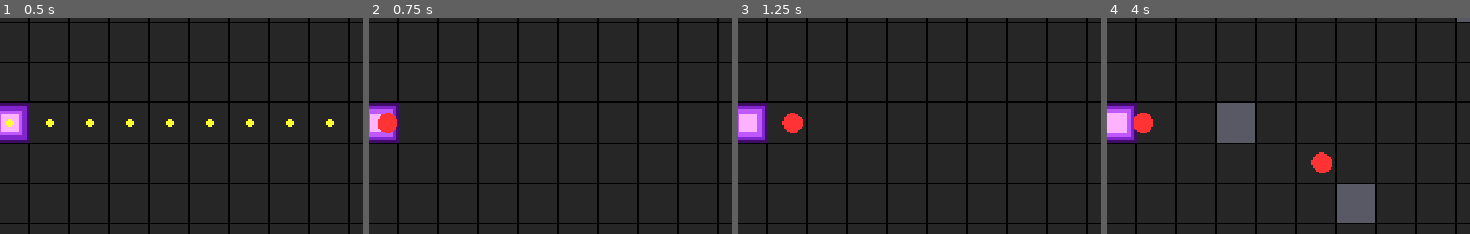
Above: before the commit, frames 1-4 (left to right).
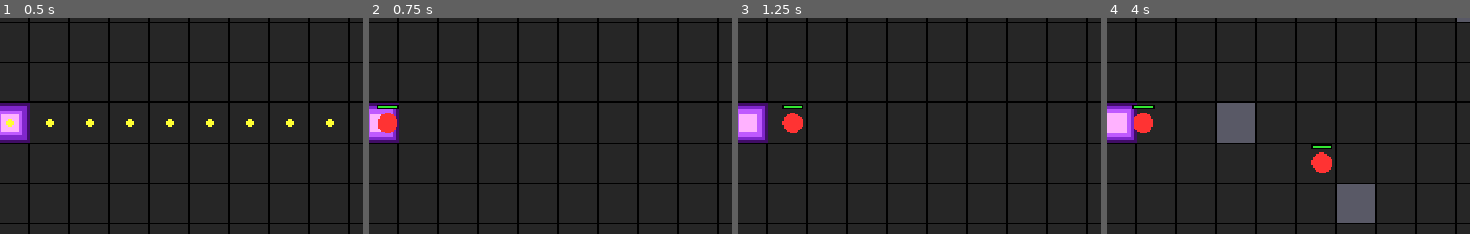
Above: after the commit, the same moments.

Repository: pawsforge/tower-defense
Game: Godot game, scene res://scenes/main/main.tscn
The game is run twice, just before and just after one commit, with the same random seed, the same clock (stepped at 60 frames per second) and the same inputs.
Inputs (mouse positions are % of the whole screen's width and height, from its top left):
- Up to frame 1 (0.5 s): no input
- Up to frame 2 (0.75 s): tap Enter at 0.5 s; move the mouse to (79, 47) at 0.52 s; tap R (start_round) at 0.6 s; click (79, 47) at 0.67 s
- Up to frame 3 (1.25 s): no input
- Up to frame 4 (4 s): tap R (start_round) at 1.25, 2, 2.1, 2.75, 3.5, 3.6 s; move the mouse to (33, 57) at 1.27 s; tap I at 1.35, 2.85 s; click (33, 57) at 1.42 s; move the mouse to (66, 29) at 2.02 s; click (66, 29) at 2.17 s; move the mouse to (50, 73) at 2.77 s; click (50, 73) at 2.92 s; move the mouse to (88, 68) at 3.52 s; click (88, 68) at 3.67 s
The pictures show only the part of the screen within x 12-62%, y 32-82%; the shares and areas given below are measured in that part.

Frame 1 is identical in both runs. In frame 2, 0.1% of the frame differs, in the area x 2-9%, y 40-43%; in frame 3, 0.1%; in frame 4, 0.3%, in the area x 6-62%, y 40-61%.

Commit message:
Enemy health and simple tower upgrade (#2)
* Add health and health bar for enemies

* Add temporary timer to damage enemies every second

* Barrier tower can be upgrade to attacker tower (and downgraded the other way)

Diff:
--- a/project.godot
+++ b/project.godot
@@ -13,6 +13,7 @@
 config/name="Tower Defense"
 run/main_scene="uid://baofl473gw5ud"
 config/features=PackedStringArray("4.6", "Forward Plus")
+run/max_fps=30
 config/icon="res://icon.svg"
 
 [display]
--- a/scenes/enemy/Enemy.tscn
+++ b/scenes/enemy/Enemy.tscn
@@ -4,3 +4,7 @@
 
 [node name="Enemy" type="Node2D" unique_id=1437394562]
 script = ExtResource("1_sjakr")
+
+[node name="DamageTimer" type="Timer" parent="." unique_id=1530367381]
+
+[connection signal="timeout" from="DamageTimer" to="." method="_on_damage_timer_timeout"]
--- a/scripts/enemy/enemy.gd
+++ b/scripts/enemy/enemy.gd
@@ -1,14 +1,20 @@
 extends Node2D
 
+signal died
 signal reached_goal
+
+@export var max_health: int = 3
 
 var path: Array[Vector2i] = []
 var path_index: int = 0
 var speed: float = 120.0
 var tile_size: int = 64
+var health: int
 
 
 func _ready():
+	health = max_health
+
 	if path.size() > 0:
 		position = grid_to_local(path[0])
 		path_index = 1
@@ -42,6 +48,27 @@
 
 func _draw():
 	draw_circle(Vector2.ZERO, tile_size * 0.25, Color(1.0, 0.2, 0.2))
+
+	var bar_width := tile_size * 0.5
+	var bar_height := 6.0
+	var bar_x := -bar_width / 2.0
+	var bar_y := -tile_size * 0.45
+
+	var bg_rect := Rect2(bar_x, bar_y, bar_width, bar_height)
+	draw_rect(bg_rect, Color(0.15, 0.15, 0.15))
+
+	var health_fraction := float(health) / float(max_health)
+
+	var inset := 1.0
+	var fill_rect := Rect2(
+		bar_x + inset,
+		bar_y + inset,
+		(bar_width - inset * 2.0) * health_fraction,
+		bar_height - inset * 2.0,
+	)
+	draw_rect(fill_rect, Color(0.2, 0.9, 0.2))
+
+	draw_rect(bg_rect, Color.BLACK, false, 2.0)
 
 
 func get_current_cell() -> Vector2i:
@@ -84,3 +111,22 @@
 		cells.append(anchor_cell)
 
 	return cells
+
+
+func take_damage(amount: int):
+	if amount <= 0:
+		return
+
+	var was_alive := health > 0
+	health = clampi(health - amount, 0, max_health)
+	if was_alive and health == 0:
+		die()
+
+
+func die():
+	emit_signal("died")
+	queue_free()
+
+
+func _on_damage_timer_timeout() -> void:
+	take_damage(1)
--- a/scripts/grid/grid.gd
+++ b/scripts/grid/grid.gd
@@ -9,11 +9,13 @@
 	REMOVE,
 }
 
+const TT = TowerType.Type
 const TILE_SIZE := 64
 const GRID_WIDTH := 16
 const GRID_HEIGHT := 10
 const EMPTY := 0
 const BLOCKED := 1
+const ATTACKER := 2
 const DIRS: Array[Vector2i] = [
 	Vector2i(1, 0),
 	Vector2i(-1, 0),
@@ -33,7 +35,7 @@
 var round_active: bool = false
 var debug_path: Array[Vector2i] = []
 var invalid_flash_time: float = 0.0
-var game: Node # reference to Main
+var game: Game # reference to Main
 var pressed_cell: Vector2i = Vector2i(-1, -1)
 var is_pressing: bool = false
 var pressed_button: int = -1
@@ -101,22 +103,32 @@
 			pressed_cell = Vector2i(-1, -1)
 			return
 
+		var current_tower_type = get_tower_type(cell)
 		if pressed_button == MOUSE_BUTTON_LEFT:
-			if grid[cell.y][cell.x] == BLOCKED:
+			if current_tower_type == TT.ATTACKER:
 				_trigger_invalid_feedback()
-			elif not game.can_afford_barrier():
-				_trigger_invalid_feedback()
-			elif _can_place(cell):
-				grid[cell.y][cell.x] = BLOCKED
-				game.spend_barrier_cost()
+			elif current_tower_type == TT.BARRIER:
+				if _can_place(TT.ATTACKER, cell):
+					_set_tower_type(TT.ATTACKER, cell)
+					game.spend_mana(TT.ATTACKER)
+					_after_grid_changed()
+				else:
+					_trigger_invalid_feedback()
+			elif _can_place(TT.BARRIER, cell):
+				_set_tower_type(TT.BARRIER, cell)
+				game.spend_mana(TT.BARRIER)
 				_after_grid_changed()
 			else:
 				_trigger_invalid_feedback()
 
 		elif pressed_button == MOUSE_BUTTON_RIGHT:
-			if grid[cell.y][cell.x] == BLOCKED:
-				grid[cell.y][cell.x] = EMPTY
-				game.refund_barrier_cost()
+			if current_tower_type == TT.ATTACKER:
+				_set_tower_type(TT.BARRIER, cell)
+				game.queue_mana_refund(TT.ATTACKER)
+				_after_grid_changed()
+			elif current_tower_type == TT.BARRIER:
+				_set_tower_type(TT.EMPTY, cell)
+				game.queue_mana_refund(TT.BARRIER)
 				_after_grid_changed()
 			else:
 				_trigger_invalid_feedback()
@@ -127,7 +139,8 @@
 
 func _draw():
 	var base_empty := Color(0.15, 0.15, 0.15)
-	var base_blocked := Color(0.35, 0.35, 0.4)
+	var base_barrier := Color(0.35, 0.35, 0.4)
+	var base_attacker := Color(0.6, 0.6, 0.3)
 	var grid_line := Color(0.0, 0.0, 0.0)
 	var invalid_flash := invalid_flash_time > 0.0
 
@@ -137,8 +150,11 @@
 			var rect := Rect2(grid_to_local(cell), Vector2(TILE_SIZE, TILE_SIZE))
 
 			var fill := base_empty
-			if grid[y][x] == BLOCKED:
-				fill = base_blocked
+			var tower = get_tower_type(cell)
+			if tower == TT.ATTACKER:
+				fill = base_attacker
+			elif tower == TT.BARRIER:
+				fill = base_barrier
 
 			if invalid_flash and hovered_in_bounds and cell == hovered_cell:
 				fill = Color(0.8, 0.2, 0.2)
@@ -288,7 +304,7 @@
 			if visited.has(next_cell):
 				continue
 
-			if grid[next_cell.y][next_cell.x] == BLOCKED:
+			if get_tower_type(next_cell) != TT.EMPTY:
 				continue
 
 			visited[next_cell] = true
@@ -296,6 +312,14 @@
 			queue.append(next_cell)
 
 	return [] # no path (shouldn't happen if your placement rules are correct)
+
+
+func get_tower_type(cell: Vector2i) -> TT:
+	return grid[cell.y][cell.x]
+
+
+func _set_tower_type(tower_type: TT, cell: Vector2i) -> void:
+	grid[cell.y][cell.x] = tower_type
 
 
 func _after_grid_changed():
@@ -310,11 +334,11 @@
 	for y in GRID_HEIGHT:
 		var row: Array[int] = []
 		for x in GRID_WIDTH:
-			row.append(EMPTY)
+			row.append(TT.EMPTY)
 		grid.append(row)
 
 
-func _update_hover():
+func _update_hover() -> void:
 	var local_pos: Vector2 = to_local(get_global_mouse_position())
 	var cell: Vector2i = local_to_grid(local_pos)
 
@@ -331,12 +355,12 @@
 		queue_redraw()
 		return
 
-	if grid[cell.y][cell.x] == BLOCKED:
+	if get_tower_type(cell) != TT.EMPTY:
 		hover_mode = HoverMode.REMOVE
 		queue_redraw()
 		return
 
-	if _can_place(cell):
+	if _can_place(TT.BARRIER, cell):
 		hover_mode = HoverMode.PLACE_VALID
 	else:
 		hover_mode = HoverMode.PLACE_INVALID
@@ -344,8 +368,8 @@
 	queue_redraw()
 
 
-func _can_place(cell: Vector2i) -> bool:
-	if not game.can_afford_barrier():
+func _can_place(tower_type: TT, cell: Vector2i) -> bool:
+	if not game.can_afford(tower_type):
 		return false
 
 	if not _in_bounds(cell):
@@ -354,16 +378,16 @@
 	if cell == spawn or cell == goal:
 		return false
 
-	if grid[cell.y][cell.x] == BLOCKED:
+	var current_tower_type = get_tower_type(cell)
+
+	if current_tower_type == TT.ATTACKER:
 		return false
 
 	if _is_cell_occupied_by_enemy(cell):
 		return false
 
-	grid[cell.y][cell.x] = BLOCKED
-
+	_set_tower_type(TT.BARRIER, cell)
 	var valid := true
-
 	if not _path_exists_from(spawn):
 		valid = false
 	else:
@@ -373,7 +397,7 @@
 				valid = false
 				break
 
-	grid[cell.y][cell.x] = EMPTY
+	_set_tower_type(current_tower_type, cell)
 	return valid
 
 
--- a/scripts/main/main.gd
+++ b/scripts/main/main.gd
@@ -1,5 +1,7 @@
+class_name Game
 extends Node2D
 
+const TT = TowerType.Type
 const ENEMIES_PER_ROUND := 5
 
 var round_active: bool = false
@@ -12,7 +14,11 @@
 var available_mana: float = max_mana
 var mana_pending_refund: float = 0.0
 var mana_regen_rate: float = 5.0
-var barrier_cost: float = 10.0
+var build_or_upgrade_cost: Dictionary[TT, int] = {
+	TT.EMPTY: 0,
+	TT.BARRIER: 10,
+	TT.ATTACKER: 20,
+}
 
 @onready var mana_label: Label = $ManaLabel
 
@@ -38,10 +44,11 @@
 		available_mana = clampf(available_mana, 0.0, max_mana)
 
 		if mana_pending_refund < 0.0001:
+			available_mana += mana_pending_refund
 			mana_pending_refund = 0.0
 			available_mana = snappedf(available_mana, 0.001)
 
-		if available_mana >= barrier_cost:
+		if available_mana >= build_or_upgrade_cost[TT.BARRIER]:
 			$Grid.refresh_hover()
 
 		_update_mana_label()
@@ -82,20 +89,20 @@
 	print("Round ended")
 
 
-func can_afford_barrier() -> bool:
-	return available_mana + 0.0001 >= barrier_cost # be tolerant of tiny float errors
+func can_afford(tower_type: TT) -> bool:
+	return available_mana + 0.0001 >= build_or_upgrade_cost[tower_type] # be tolerant of tiny float errors
 
 
-func spend_barrier_cost() -> bool:
-	if can_afford_barrier():
-		available_mana -= barrier_cost
+func spend_mana(tower_type: TT) -> bool:
+	if can_afford(tower_type):
+		available_mana -= build_or_upgrade_cost[tower_type]
 		_update_mana_label()
 		return true
 	return false
 
 
-func refund_barrier_cost():
-	mana_pending_refund += barrier_cost
+func queue_mana_refund(tower_type: TT):
+	mana_pending_refund += build_or_upgrade_cost[tower_type]
 	_update_mana_label()
 
 
@@ -105,6 +112,7 @@
 	var enemy = EnemyScene.instantiate()
 	enemy.path = current_round_path
 	enemy.tile_size = $Grid.TILE_SIZE
+	enemy.died.connect(_on_enemy_died)
 	enemy.reached_goal.connect(_on_enemy_reached_goal)
 	$Grid.add_child(enemy)
 
@@ -133,6 +141,14 @@
 		$RoundSpawnTimer.stop()
 
 
+func _on_enemy_died():
+	enemies_finished += 1
+	print("Enemy died: %d/%d" % [enemies_finished, ENEMIES_PER_ROUND])
+
+	if enemies_finished >= ENEMIES_PER_ROUND:
+		end_round()
+
+
 func _on_enemy_reached_goal():
 	enemies_finished += 1
 	print("Enemy reached tower: %d/%d" % [enemies_finished, ENEMIES_PER_ROUND])
--- /dev/null
+++ b/scripts/shared/tower_type.gd
@@ -0,0 +1,9 @@
+class_name TowerType
+extends RefCounted
+
+enum Type {
+	ATTACKER,
+	BARRIER,
+	## EMPTY will be removed in favor of null when we transition to towers as nodes/scenes
+	EMPTY,
+}
Not shown, added: scripts/shared/tower_type.gd.uid
